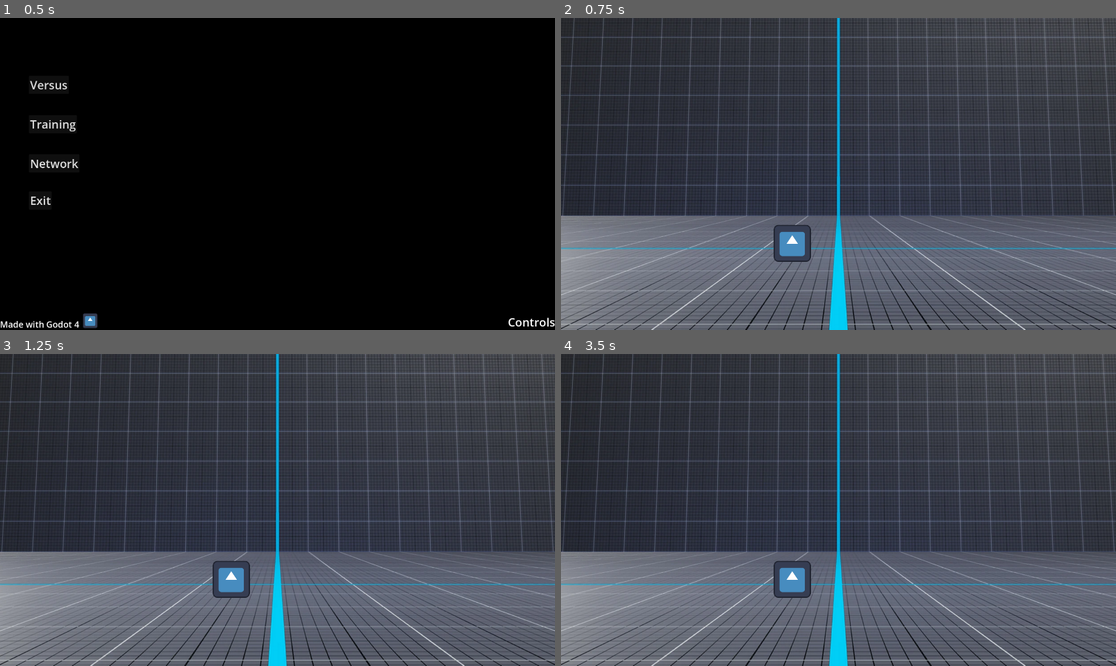
Above: before the commit, frames 1-4 (two rows, left to right).
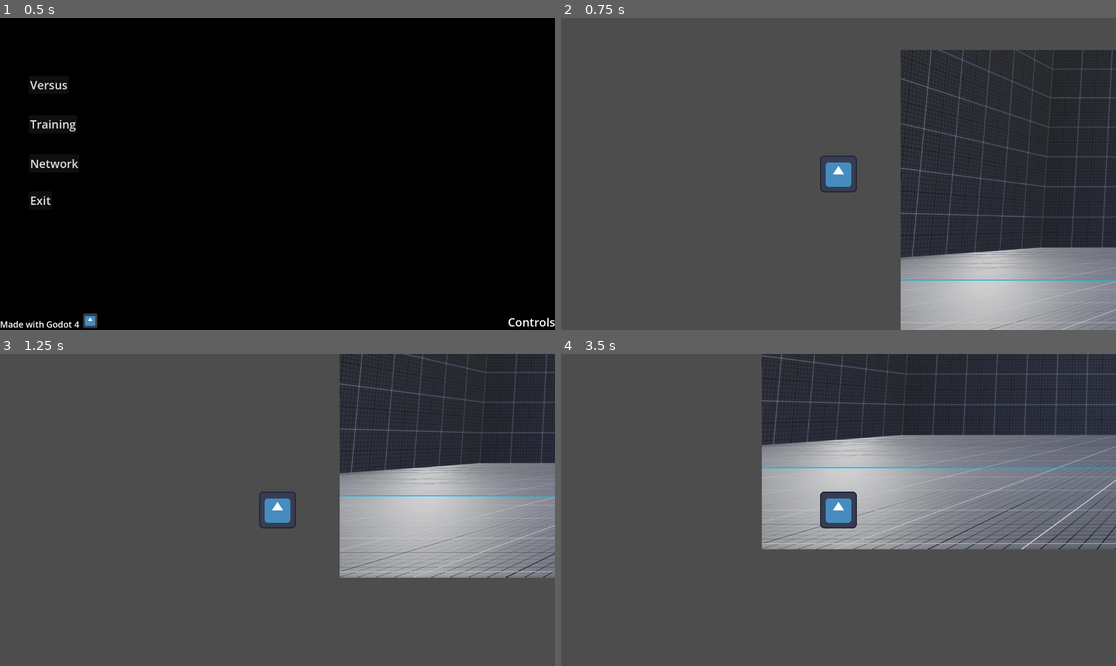
Above: after the commit, the same moments.

Repository: ben-kahl/Oregon-State-University
Game: Godot game, scene res://scenes/main_menu.tscn
The game is run twice, just before and just after one commit, with the same random seed, the same clock (stepped at 60 frames per second) and the same inputs. The engine's default icon, where the game draws it, is replaced by a stand-in: a white triangle on a blue panel in a dark square.
Inputs:
- Up to frame 1 (0.5 s): no input
- Up to frame 2 (0.75 s): click "Versus" at 0.5 s
- Up to frame 3 (1.25 s): no input
- Up to frame 4 (3.5 s): tap Enter (ui_accept) at 1.25, 1.35, 1.52, 1.82, 2.1, 2.27, 2.57, 2.85 s; hold Right (ui_right) 1.28-2.78 s; hold Left (ui_left) from 2.78 s (still down)

Frame 1 is identical in both runs. In frame 2, 72% of the frame differs, in the area x 0-100%, y 0-100%; in frame 3, 82%; in frame 4, 82%.

Commit message:
changed character1 to character2d node

Diff:
--- /dev/null
+++ b/CS361/CS361 Term Project/scenes/character1.gd
@@ -0,0 +1,39 @@
+extends CharacterBody2D
+
+
+const SPEED = 300.0
+const JUMP_VELOCITY = -400.0
+var screen_size
+
+# Get the gravity from the project settings to be synced with RigidBody nodes.
+var gravity = ProjectSettings.get_setting("physics/2d/default_gravity")
+
+func _ready():
+	screen_size = get_viewport_rect().size
+	hide()
+	pass # Replace with function body.
+
+func _physics_process(delta):
+	# Add the gravity.
+	if not is_on_floor():
+		velocity.y += gravity * delta
+
+	# Handle jump.
+	if Input.is_action_just_pressed("ui_accept") and is_on_floor():
+		velocity.y = JUMP_VELOCITY
+
+	# Get the input direction and handle the movement/deceleration.
+	# As good practice, you should replace UI actions with custom gameplay actions.
+	var direction = Input.get_axis("ui_left", "ui_right")
+	if direction:
+		velocity.x = direction * SPEED
+	else:
+		velocity.x = move_toward(velocity.x, 0, SPEED)
+
+	move_and_slide()
+
+func start(pos):
+	position = pos
+	show()
+	$CollisionShape2D.disabled = false
+	pass
--- a/CS361/CS361 Term Project/scenes/character1.tscn
+++ b/CS361/CS361 Term Project/scenes/character1.tscn
@@ -1,7 +1,7 @@
 [gd_scene load_steps=5 format=3 uid="uid://du6oabv526v8a"]
 
+[ext_resource type="Script" path="res://scenes/character1.gd" id="1_8bhqe"]
 [ext_resource type="Texture2D" uid="uid://dspqkbb316dr0" path="res://icon.svg" id="1_5018p"]
-[ext_resource type="Script" path="res://scripts/character1.gd" id="1_apaeq"]
 
 [sub_resource type="SpriteFrames" id="SpriteFrames_r5rs4"]
 animations = [{
@@ -17,12 +17,13 @@
 [sub_resource type="RectangleShape2D" id="RectangleShape2D_qlpp8"]
 size = Vector2(128, 128)
 
-[node name="Character1" type="Area2D"]
-script = ExtResource("1_apaeq")
-metadata/_edit_group_ = true
+[node name="CharacterBody2D" type="CharacterBody2D"]
+script = ExtResource("1_8bhqe")
 
 [node name="AnimatedSprite2D" type="AnimatedSprite2D" parent="."]
 sprite_frames = SubResource("SpriteFrames_r5rs4")
 
 [node name="CollisionShape2D" type="CollisionShape2D" parent="."]
 shape = SubResource("RectangleShape2D_qlpp8")
+
+[node name="Camera2D" type="Camera2D" parent="."]
--- a/CS361/CS361 Term Project/scenes/versus.tscn
+++ b/CS361/CS361 Term Project/scenes/versus.tscn
@@ -1,29 +1,47 @@
-[gd_scene load_steps=4 format=3 uid="uid://dmksxolfm4cey"]
+[gd_scene load_steps=6 format=3 uid="uid://dmksxolfm4cey"]
 
 [ext_resource type="Script" path="res://scripts/versus.gd" id="1_4omcc"]
 [ext_resource type="Texture2D" uid="uid://dmnmpgg22xinx" path="res://art/stage1Background.png" id="1_dos3d"]
 [ext_resource type="PackedScene" uid="uid://du6oabv526v8a" path="res://scenes/character1.tscn" id="2_n67mf"]
 
+[sub_resource type="RectangleShape2D" id="RectangleShape2D_ogvlw"]
+size = Vector2(3097, 8)
+
+[sub_resource type="RectangleShape2D" id="RectangleShape2D_evgoj"]
+size = Vector2(60, 1094)
+
 [node name="Node" type="Node"]
 script = ExtResource("1_4omcc")
 
-[node name="TextureRect" type="TextureRect" parent="."]
-anchors_preset = 8
-anchor_left = 0.5
-anchor_top = 0.5
-anchor_right = 0.5
-anchor_bottom = 0.5
-offset_left = -1544.5
-offset_top = -540.0
-offset_right = 1544.5
-offset_bottom = 540.0
-grow_horizontal = 2
-grow_vertical = 2
+[node name="ParallaxBackground" type="ParallaxBackground" parent="."]
+follow_viewport_enabled = true
+
+[node name="ParallaxLayer" type="ParallaxLayer" parent="ParallaxBackground"]
+metadata/_edit_group_ = true
+
+[node name="stage" type="Sprite2D" parent="ParallaxBackground/ParallaxLayer"]
 texture = ExtResource("1_dos3d")
+metadata/_edit_group_ = true
+
+[node name="Bounds" type="StaticBody2D" parent="ParallaxBackground"]
+metadata/_edit_group_ = true
+
+[node name="Floor" type="CollisionShape2D" parent="ParallaxBackground/Bounds"]
+position = Vector2(0, 540)
+shape = SubResource("RectangleShape2D_ogvlw")
+
+[node name="LeftWall" type="CollisionShape2D" parent="ParallaxBackground/Bounds"]
+position = Vector2(-1572, -4)
+shape = SubResource("RectangleShape2D_evgoj")
+
+[node name="RightWall" type="CollisionShape2D" parent="ParallaxBackground/Bounds"]
+position = Vector2(1572, -4)
+shape = SubResource("RectangleShape2D_evgoj")
 
 [node name="RoundTimer" type="Timer" parent="."]
 
 [node name="Player1StartPos" type="Marker2D" parent="."]
-position = Vector2(800, 780)
+position = Vector2(-400, 200)
 
 [node name="Character1" parent="." instance=ExtResource("2_n67mf")]
+visible = false
--- a/CS361/CS361 Term Project/scripts/character1.gd
+++ b/CS361/CS361 Term Project/scripts/character1.gd
@@ -1,12 +1,9 @@
-extends Area2D
+extends CharacterBody2D
 
 @export var walkSpeed = 400
 var screen_size
 # Called when the node enters the scene tree for the first time.
-func _ready():
-	screen_size = get_viewport_rect().size
-	hide()
-	pass # Replace with function body.
+
 
 
 # Called every frame. 'delta' is the elapsed time since the previous frame.
@@ -32,9 +29,3 @@
 
 	#add more animation control
 	pass
-
-func start(pos):
-	position = pos
-	show()
-	$CollisionShape2D.disabled = false
-	pass
